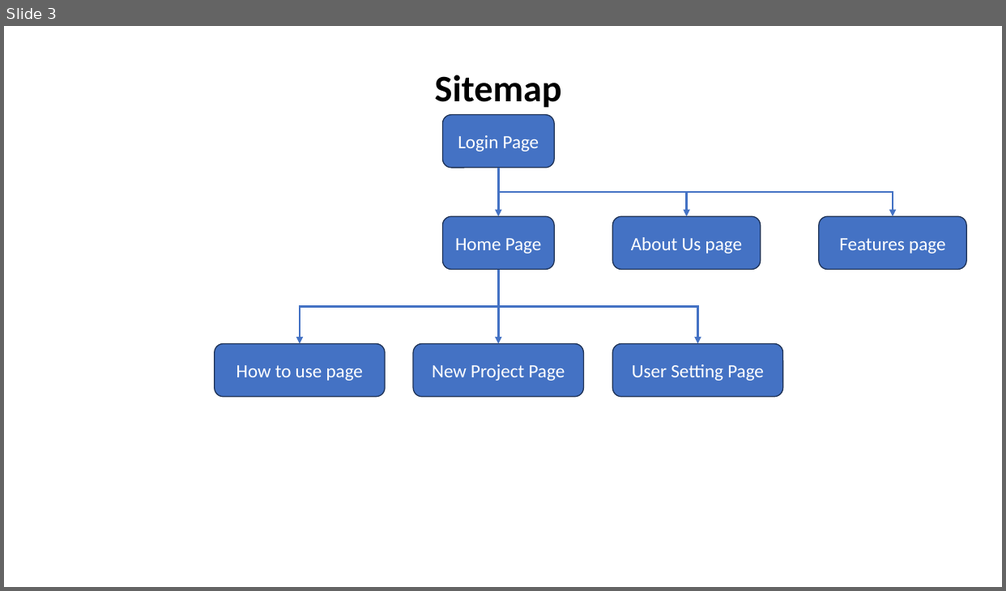
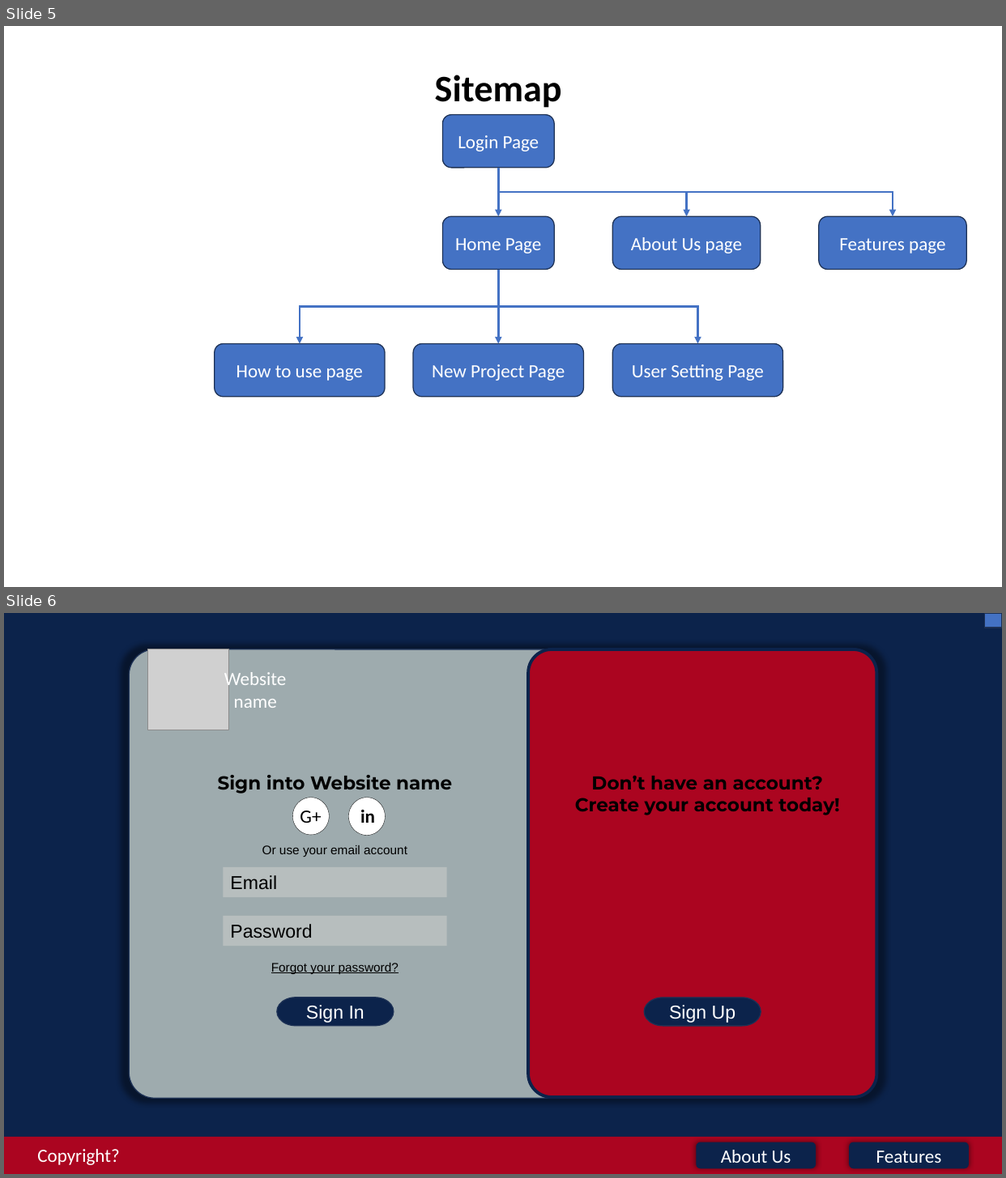
Before and after one commit to LargeDumpsterFire/CSC337-Final-Project, a slide deck: Sitemap ect.pptx. Shown one above the other, each under a label of ours: slide 3 before the commit, slides 5 and 6 after it. The pictures are 1006x591 and 1006x1178 pixels, drawn with LibreOffice and Linux fonts; fonts in the diff are those of the drawing; grey boxes stand for pictures. Boxes give left, top, right and bottom in pixels: in the first picture for what was removed or moved away, otherwise in the second. Text is boxed around its words. In the diff, an @@ line names an element or a change of style, - is before the commit and + after.

```diff
--- a/Sitemap ect.pptx
+++ b/Sitemap ect.pptx
@@ slide 6 added at (x1=4, y1=613, x2=1002, y2=1174), background #FFFFFF @@
@@ rectangle added at (x1=4, y1=613, x2=1002, y2=1174), fill #0C234B @@
@@ action button blank added at (x1=985, y1=613, x2=1002, y2=628), fill #4472C4, outline #1E3256 1 pt @@
@@ rounded rectangle added at (x1=129, y1=649, x2=878, y2=1099), fill #9EABAE, outline #1E3256 1 pt @@
@@ picture added at (x1=148, y1=649, x2=229, y2=730) @@
@@ rounded rectangle added at (x1=528, y1=649, x2=877, y2=1098), fill #AB0520, outline #0C234B 3 pt @@
@@ text added at (x1=224, y1=670, x2=286, y2=708), 18 pt, text #FFFFFF @@
+Website name
@@ text added at (x1=575, y1=775, x2=839, y2=815), 18 pt, text #000000, bold @@
+Don’t have an account? Create your account today!
@@ group added at (x1=218, y1=775, x2=452, y2=1026): 5 texts, 2 ellipses, 2 rectangles, 1 pill shape @@
+Sign into Website name
+G+
+in
+Or use your email account
+Email
+Password
+Forgot your password?
+Sign In
@@ pill shape added at (x1=644, y1=998, x2=761, y2=1026), fill #0C234B, outline #1E3256 1 pt, 18 pt, text #FFFFFF @@
+Sign Up
@@ rectangle added at (x1=4, y1=1137, x2=1002, y2=1174), fill #AB0520 @@
@@ rounded rectangle added at (x1=697, y1=1142, x2=816, y2=1169), fill #0C234B, 18 pt, text #FFFFFF @@
+About Us
@@ rounded rectangle added at (x1=849, y1=1142, x2=969, y2=1169), fill #0C234B, 18 pt, text #FFFFFF @@
+Features
@@ text added at (x1=37, y1=1149, x2=119, y2=1165), 18 pt, text #FFFFFF @@
+Copyright?
@@ what was slide 3 is now slide 5 @@
```
Also in this commit, not shown: 3 other slides added, 3 other files.
